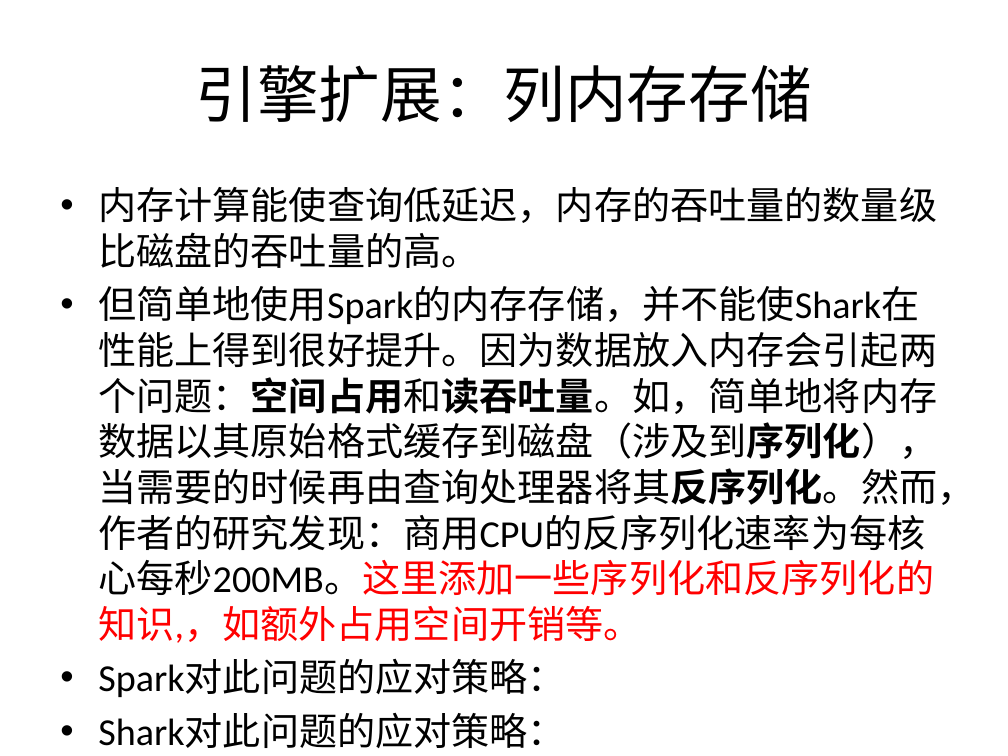
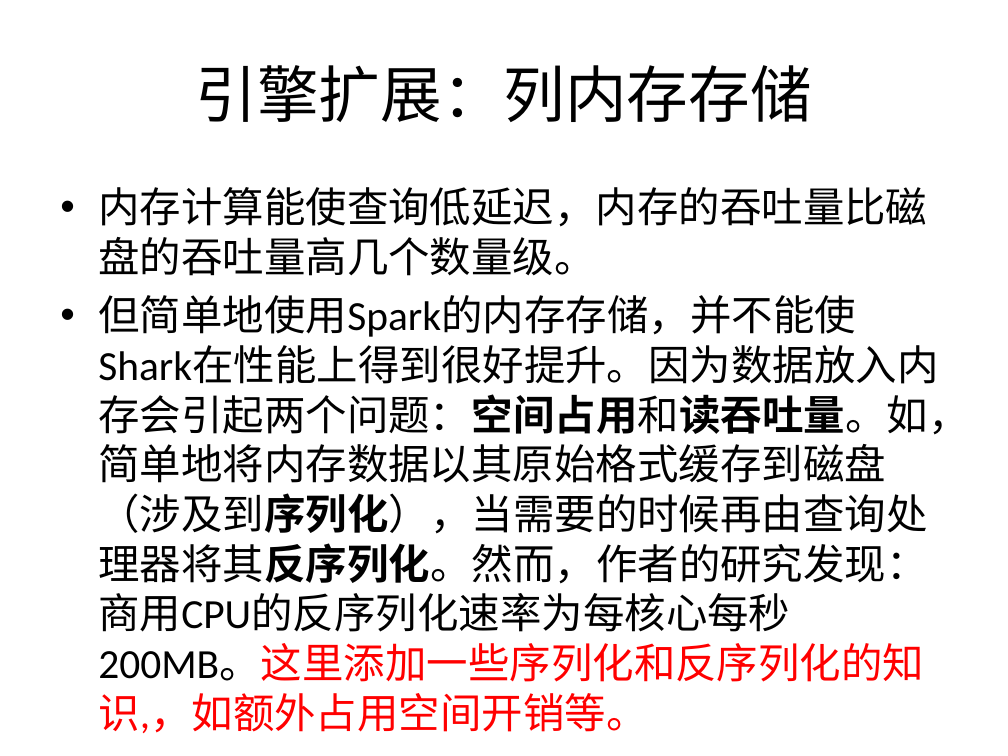
Before and after one commit to wuxingdexian/seminar, a slide deck: slide 9 of shark.pptx. Drawn at 1008x756 pixels with LibreOffice and Linux fonts; fonts in the diff are those of the drawing. Boxes give left, top, right and bottom in pixels: in the first picture for what was removed or moved away, otherwise in the second. Text is boxed around its words. In the diff, an @@ line names an element or a change of style, - is before the commit and + after.

```diff
--- a/shark.pptx
+++ b/shark.pptx
@@ text at <box>98,187,927,276</box>: text changed; size 27.2 to 29.6 pt @@
-• 内存计算能使查询低延迟，内存的吞吐量的数量级比磁盘的吞吐量的高。
+• 内存计算能使查询低延迟，内存的吞吐量比磁盘的吞吐量高几个数量级。
@@ text at <box>98,295,969,682</box>: size 27.2 to 29.6 pt in "但简单地使用Spark的内存存储，并不能使Shark在性能上得到很好提升。因为数据放入内存会引起两个问题：空间占用和读吞 ..." @@
@@ text at <box>98,660,566,697</box>: paragraphs removed @@
-• Spark对此问题的应对策略：
-• Shark对此问题的应对策略：
```
Also in this commit, not shown: 1 other slide changed, 5 slides added, 1 other file.
